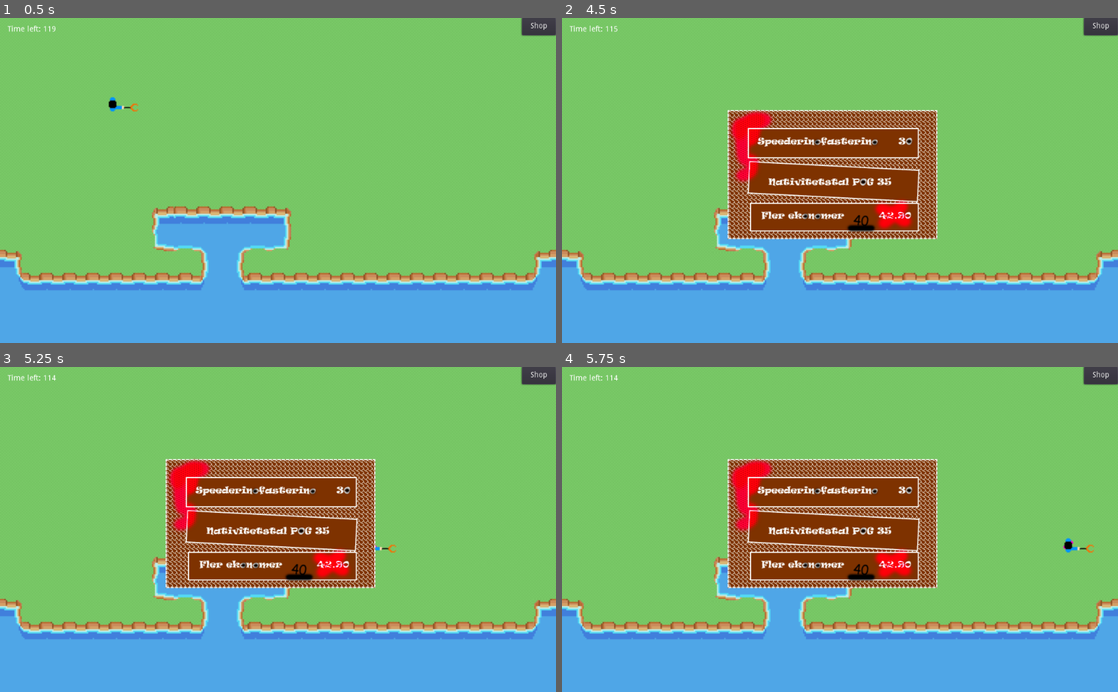
Above: before the commit, frames 1-4 (two rows, left to right).
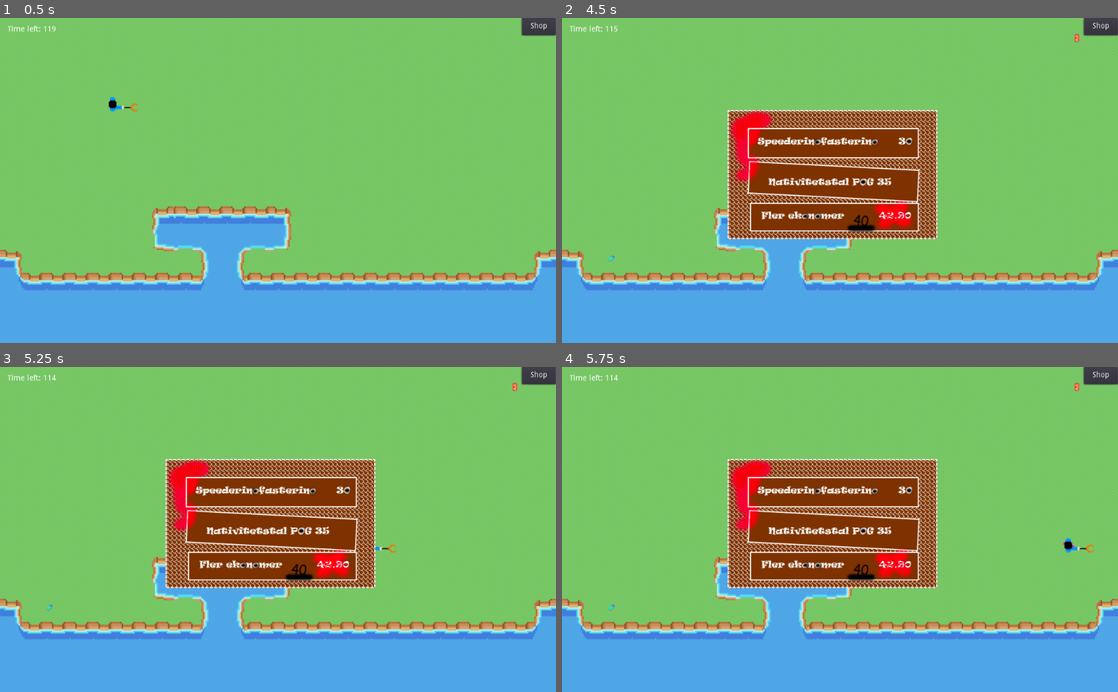
Above: after the commit, the same moments.

Repository: SimonDamberg/trashman-outyard
Game: Godot game, scene res://Main.tscn
The game is run twice, just before and just after one commit, with the same random seed, the same clock (stepped at 60 frames per second) and the same inputs.
Inputs (mouse positions are in pixels of both pictures, inside the frame that each line leads up to):
- Up to frame 1 (0.5 s): no input
- Up to frame 2 (4.5 s): click "Shop" at 0.5 s; click (834, 141) at 1.25 s; click (834, 180) at 2 s; click (834, 216) at 2.75 s; tap Enter at 3.5 s; hold Right (ui_right) 3.53-4.28 s; hold Shift 3.53-4.28 s; hold Down (ui_down) from 4.28 s (still down); tap Shift at 4.35 s
- Up to frame 3 (5.25 s): tap Space at 5 s; release Down (ui_down) at 5.03 s; hold Right (ui_right) from 5.03 s (still down); hold Shift from 5.03 s (still down)
- Up to frame 4 (5.75 s): keep holding Right (ui_right); keep holding Shift

Frame 1 is identical in both runs. In frame 2, less than 0.1% of the frame differs, in the area x 8-93%, y 4-75%; in frame 3, less than 0.1%; in frame 4, less than 0.1%.

Commit message:
Updated rates

Diff:
--- a/Hackathon/resources/GameController.gd
+++ b/Hackathon/resources/GameController.gd
@@ -2,7 +2,7 @@
 
 const loc = Vector2()
 var max_trash = 10
-var spawn_rate = 1
+var spawn_rate = 3
 var lastDeploy = 0
 var player
 signal update_score
@@ -23,7 +23,7 @@
 	var should_spawn = randi() % 100 + 1
 	var number_of_trash = get_child_count()
 	lastDeploy += delta;
-	if(should_spawn <= spawn_rate && number_of_trash < max_trash && lastDeploy > 1):
+	if(should_spawn <= spawn_rate && number_of_trash < max_trash && lastDeploy > 0.2):
 		var x = randi() % trash.size()
 		loc.x = rand_range(1, window_size.x)
 		loc.y = rand_range(1, window_size.y)
@@ -38,7 +38,7 @@
 	if(score > 40):
 		print("har råd med limit")
 		score -= 40
-		max_trash += 3
+		max_trash += 10
 		emit_signal("update_score", score)
 
 func upgrade_max_trash():
@@ -69,5 +69,5 @@
 	if(score > 35):
 		print("har råd med rate")
 		score -= 35
-		spawn_rate += 0.1
+		spawn_rate += 5
 		emit_signal("update_score", score)
--- a/Hackathon/resources/Player.gd
+++ b/Hackathon/resources/Player.gd
@@ -80,7 +80,7 @@
 func _on_HUD_buy_speed(score):
 	if(score > 30):
 		score -= 30
-		speed += 10
+		speed += 50
 		emit_signal("update_score", score)
 
 func _on_Timer_timeout():
